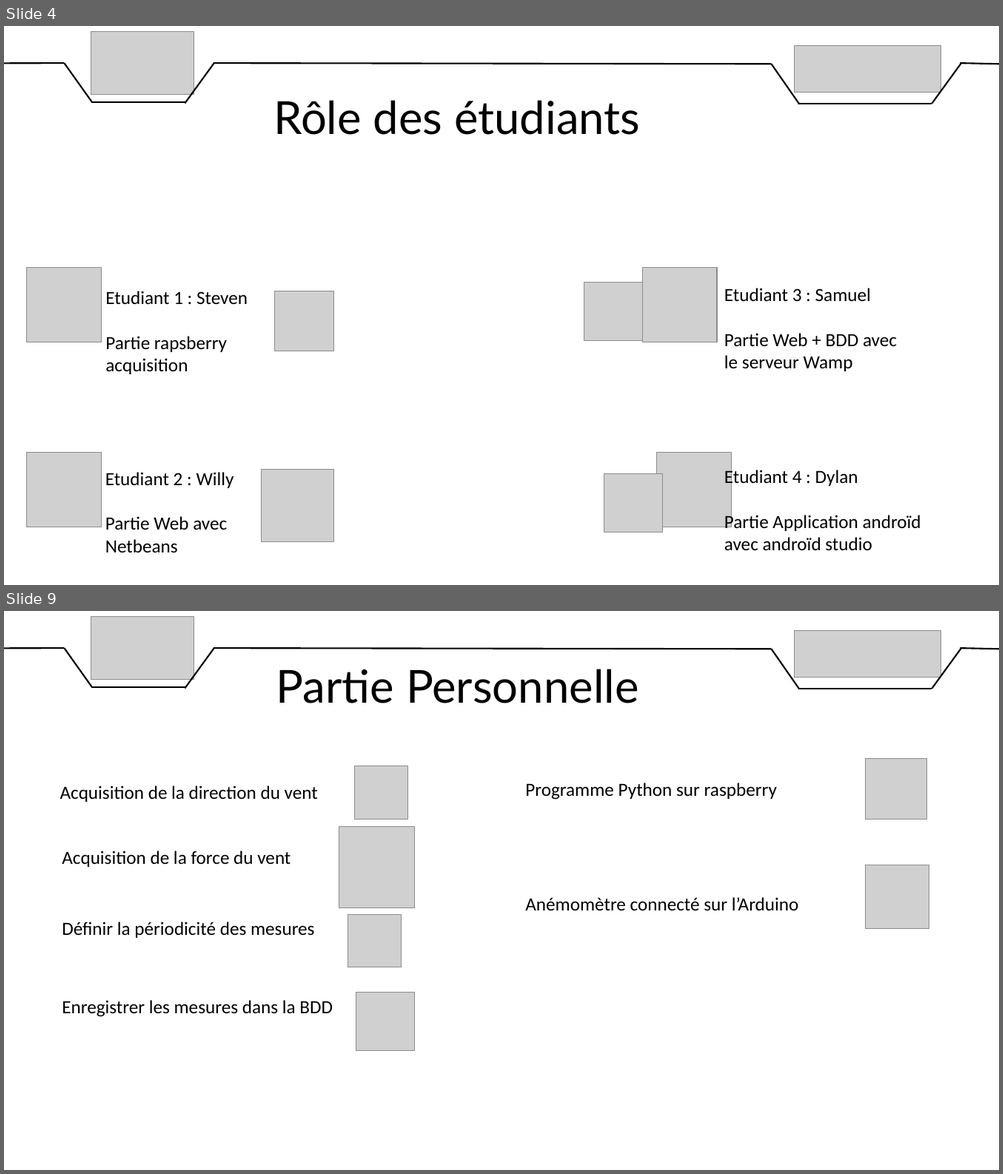
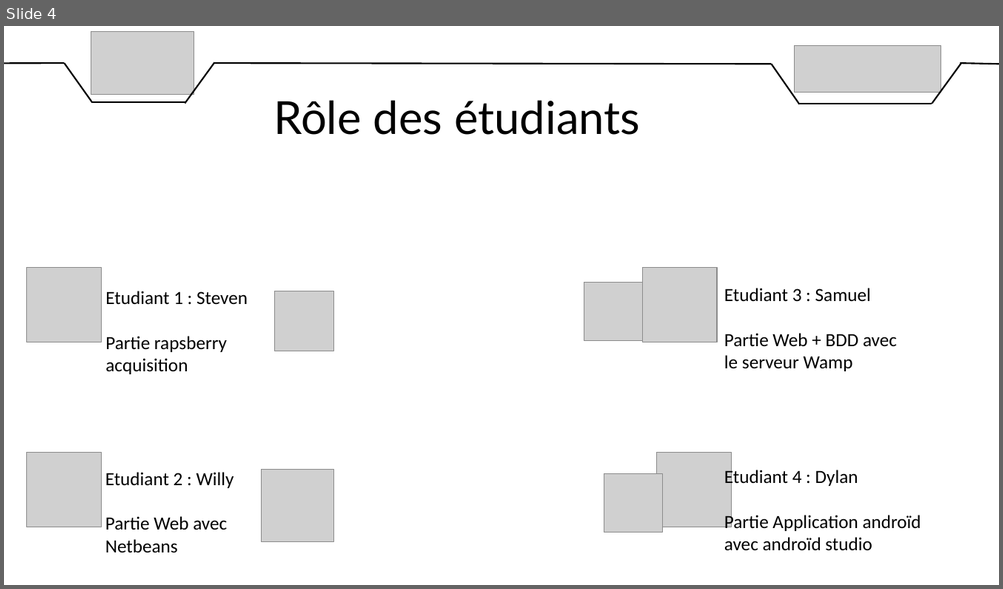
Before and after one commit to DylanChe/SupervisionSerre, a slide deck: oral_projet/revue_2/diaporama_revue_2_steven.pptx. Shown one above the other, each under a label of ours: slides 4 and 9 before the commit, slide 4 after it; the slides between them are not shown. The pictures are 1003x1174 and 1003x589 pixels, drawn with LibreOffice and Linux fonts; fonts in the diff are those of the drawing; grey boxes stand for pictures. Boxes give left, top, right and bottom in pixels: in the first picture for what was removed or moved away, otherwise in the second. Text is boxed around its words. In the diff, an @@ line names an element or a change of style, - is before the commit and + after.

```diff
--- a/oral_projet/revue_2/diaporama_revue_2_steven.pptx
+++ b/oral_projet/revue_2/diaporama_revue_2_steven.pptx
@@ slide 9 removed at (4,611,999,1170), background #FFFFFF @@
@@ picture removed at (91,616,194,680) @@
@@ picture removed at (794,630,941,677) @@
@@ line removed from (4, 648) to (65, 648) @@
@@ line removed from (65, 648) to (92, 688) @@
@@ line removed from (214, 647) to (185, 689) @@
@@ line removed from (213, 648) to (771, 649) @@
@@ line removed from (771, 649) to (800, 689) @@
@@ line removed from (962, 647) to (931, 689) @@
@@ line removed from (960, 648) to (999, 649) @@
@@ text removed at (276,669,639,703) @@
-Partie Personnelle
@@ line removed from (92, 688) to (186, 688) @@
@@ line removed from (800, 689) to (931, 689) @@
@@ picture removed at (866,759,927,820) @@
@@ text removed at (60,786,318,802) @@
-Acquisition de la direction du vent
@@ picture removed at (355,766,407,819) @@
@@ text removed at (525,783,777,800) @@
-Programme Python sur raspberry
@@ picture removed at (339,826,415,908) @@
@@ text removed at (62,851,290,867) @@
-Acquisition de la force du vent
@@ picture removed at (866,865,929,928) @@
@@ text removed at (525,897,799,911) @@
-Anémomètre connecté sur l’Arduino
@@ picture removed at (348,914,401,968) @@
@@ text removed at (62,922,315,938) @@
-Définir la périodicité des mesures
@@ text removed at (62,1000,333,1017) @@
-Enregistrer les mesures dans la BDD
@@ picture removed at (356,992,415,1051) @@
```
Also in this commit, not shown: 1 slide changed, 7 slides added, 10 other slides removed, 2 other files.
